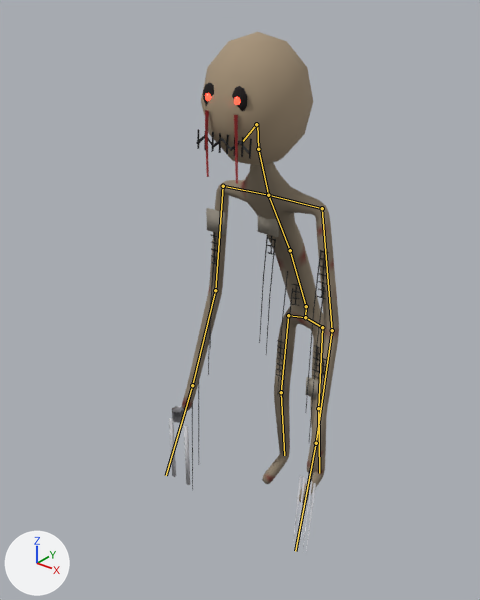
An edit to the glTF model assets/monsters/threadman.glb, drawn before and after from the same camera.
One viewpoint serves both versions: a camera (50 mm lens) standing at (1.55, -2.45, 2.5) and looking at (-0.1, -0.39, 1.23). Every picture has the same lights, and +X, +Y and +Z are marked at lower left. The picture after the commit comes second. The bones that change, and the others that lie on the model, are drawn over the model as lines.

Names of what the first picture shows: 'threadman'.
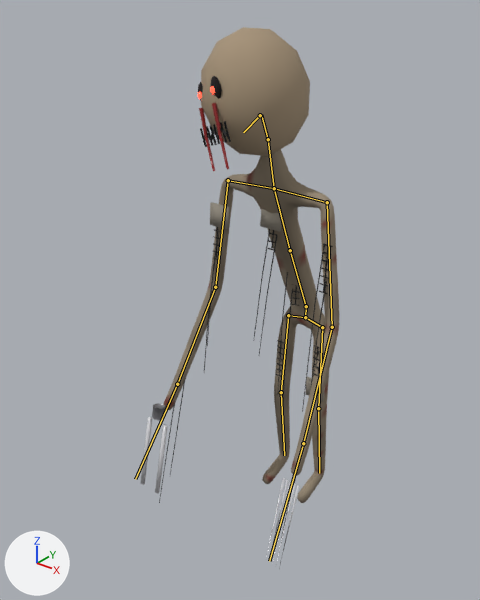
The newer file adds an action. The first version stands in its rest pose; the second is drawn at frame 37 of the action 'Listen'.

What differs and where, as boxes [x1, y1, x2, y2] in the pictures (480 x 600 px):
'threadman', posed (16% wider)
    before: [169, 32, 339, 551]
    after: [141, 27, 339, 564]
bone 'chest', root to tip
    before: (290, 250) to (268, 195)
    after: (290, 250) to (274, 188)
bone 'upperarmL', root to tip
    before: (322, 208) to (332, 330)
    after: (327, 202) to (332, 327)
bone 'forearmL', root to tip
    before: (332, 330) to (316, 443)
    after: (332, 327) to (303, 443)
bone 'upperarmR', root to tip
    before: (223, 186) to (215, 290)
    after: (228, 180) to (215, 287)
bone 'forearmR', root to tip
    before: (215, 290) to (192, 385)
    after: (215, 287) to (177, 384)
bone 'head', root to tip
    before: (258, 149) to (257, 124)
    after: (268, 139) to (261, 115)

The edits, one by one:
Bone 'chest' (bone_chest) turns from (0, 0, 0) to (-7, 0, 0) degrees about its own x, y and z.
Bone 'upperarmL' (bone_upperarml) turns from (0, 0, 0) to (3, 0, 0) degrees about its own x, y and z.
Bone 'forearmL' (bone_forearml) turns from (0, 0, 0) to (-9, 0, 0) degrees about its own x, y and z.
Bone 'upperarmR' (bone_upperarmr) turns from (0, 0, 0) to (3, 0, 0) degrees about its own x, y and z.
Bone 'forearmR' (bone_forearmr) turns from (0, 0, 0) to (-9, 0, 0) degrees about its own x, y and z.
Bone 'head' (bone_head) turns from (0, 0, 0) to (5, -26, 17) degrees about its own x, y and z.
